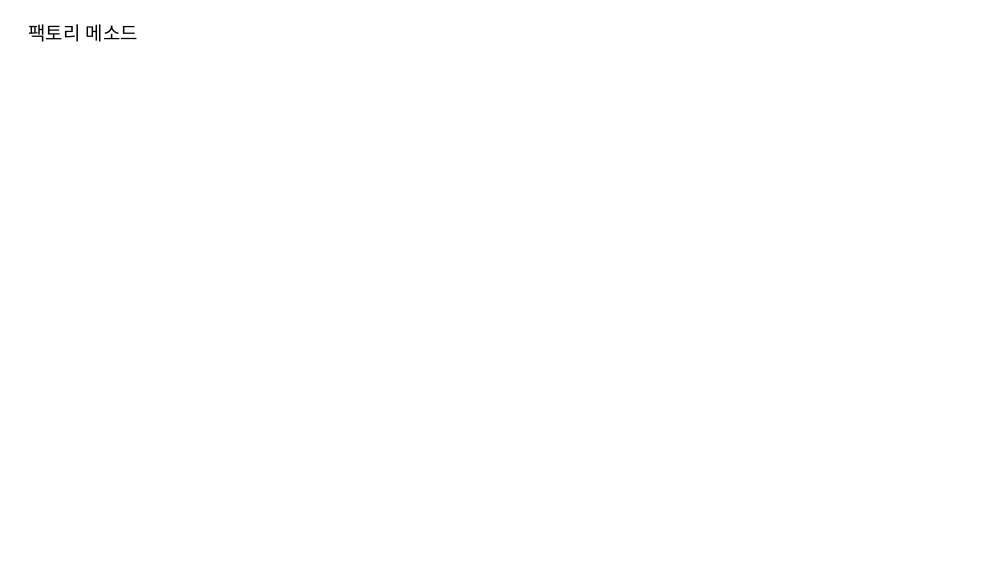
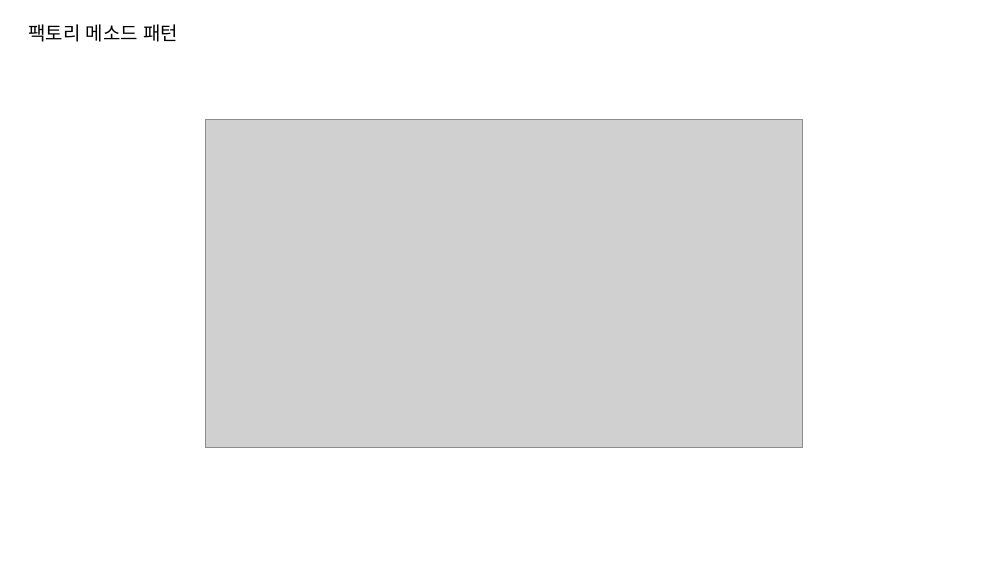
Before and after one commit to OneLine-IF/Class, a slide deck: slide 4 of 디자인 패턴/디자인 패턴.pptx. Drawn at 1008x567 pixels with LibreOffice and Linux fonts; fonts in the diff are those of the drawing; grey boxes stand for pictures. Boxes give left, top, right and bottom in pixels: in the first picture for what was removed or moved away, otherwise in the second. Text is boxed around its words. In the diff, an @@ line names an element or a change of style, - is before the commit and + after.

Commit message:
디자인 패턴 팩토리 메소드까지 완료

```diff
--- a/디자인 패턴/디자인 패턴.pptx
+++ b/디자인 패턴/디자인 패턴.pptx
@@ text at [28,24,178,42]: text changed @@
-팩토리 메소드
+팩토리 메소드 패턴
@@ picture added at [205,119,803,447] @@
```
Also in this commit, not shown: 5 slides added, 47 other files.
